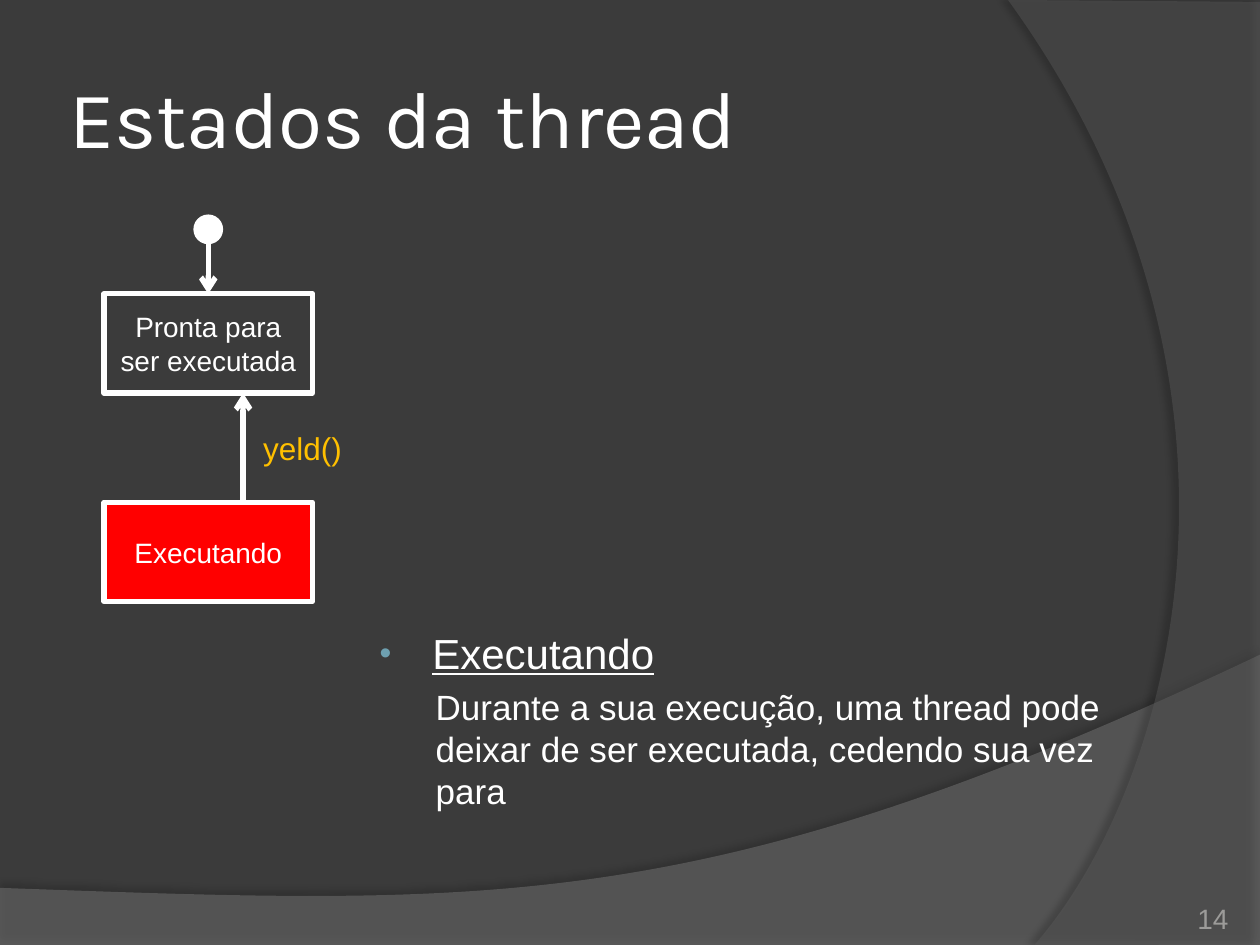
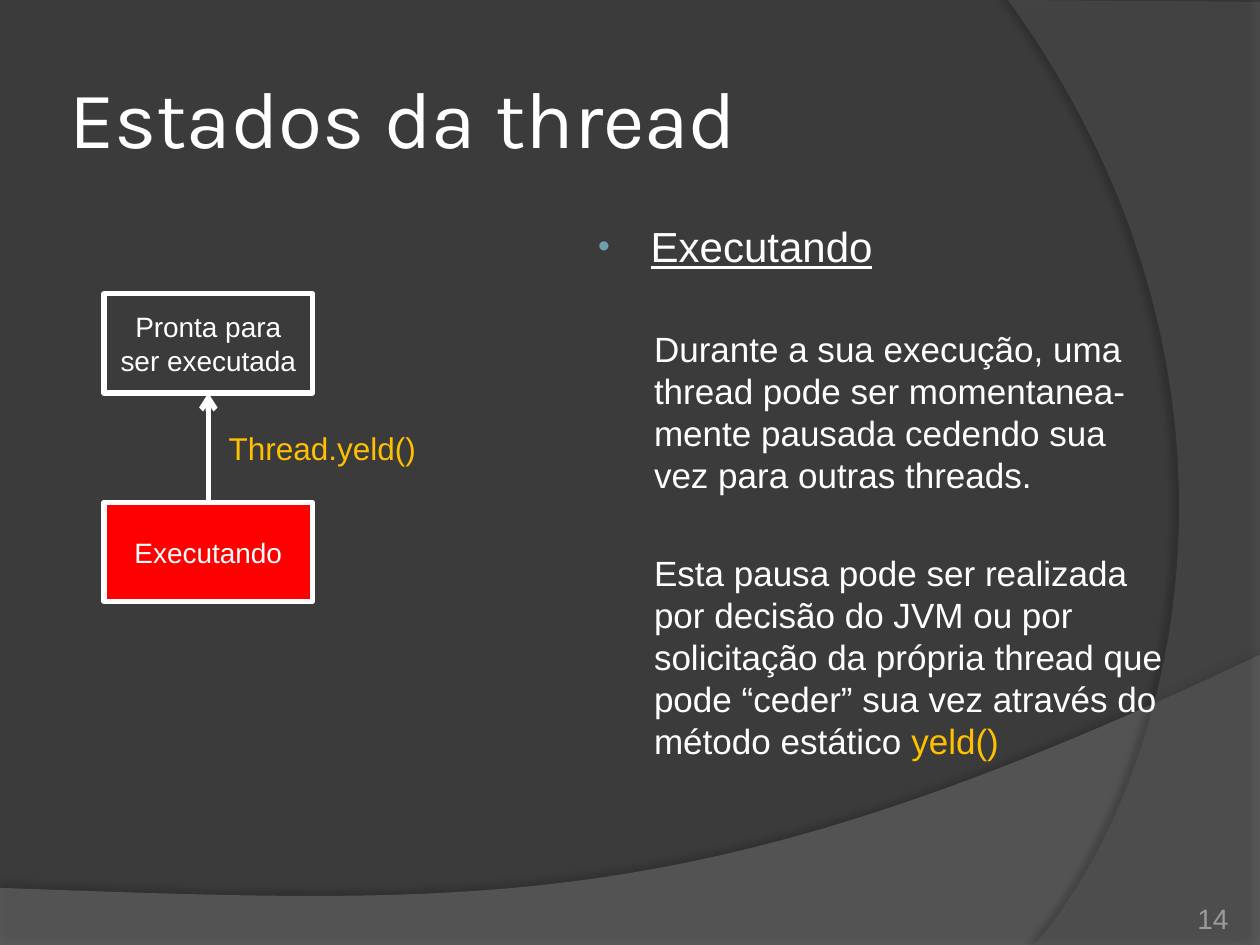
Before and after one commit to duchesqui/slzvieira-training, a slide deck: slide 14 of 2-Java-Programmer-Modulo-II/14.Capitulo08.pptx. Drawn at 1260x945 pixels with LibreOffice and Linux fonts; fonts in the diff are those of the drawing. Boxes give left, top, right and bottom in pixels: in the first picture for what was removed or moved away, otherwise in the second. Text is boxed around its words. In the diff, an @@ line names an element or a change of style, - is before the commit and + after.

Commit message:
Capítulo 8: Estados da thread.

```diff
--- a/2-Java-Programmer-Modulo-II/14.Capitulo08.pptx
+++ b/2-Java-Programmer-Modulo-II/14.Capitulo08.pptx
@@ ellipse removed at bbox=[194, 214, 224, 244] @@
@@ arrow removed from (208, 231) to (208, 294) @@
@@ text "Executando": place and size @@
-text "Executando" at bbox=[432, 638, 1100, 810]
+text "Executando" at bbox=[651, 231, 1162, 761]
@@ text at bbox=[654, 337, 1162, 761]: text changed @@
-  Durante a sua execução, uma thread pode deixar de ser executada, cedendo sua vez para
+  Durante a sua execução, uma thread pode ser momentanea-mente pausada cedendo sua vez para outras threads.
+  Esta pausa pode ser realizada por decisão do JVM ou por solicitação da própria thread que pode “ceder” sua vez através do método estático yeld()
@@ arrow moved from (243, 503) - (243, 393) to (208, 503) - (208, 393) @@
@@ text at bbox=[229, 437, 416, 466]: text changed @@
-yeld()
+Thread.yeld()
```
Also in this commit, not shown: 6 other slides changed.
